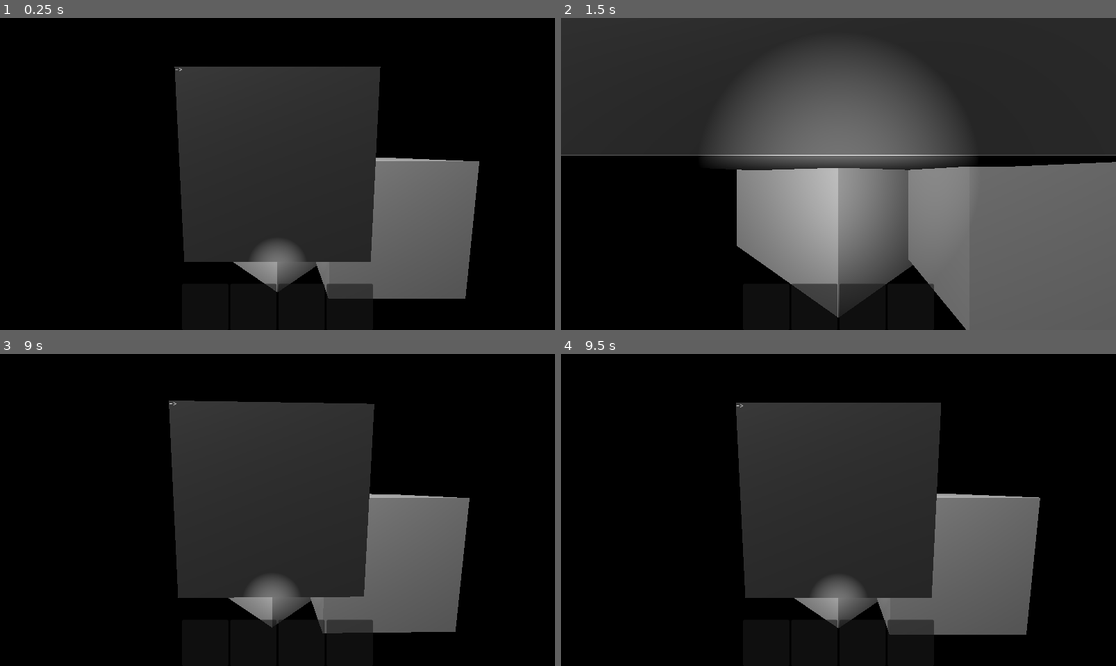
Above: before the commit, frames 1-4 (two rows, left to right).
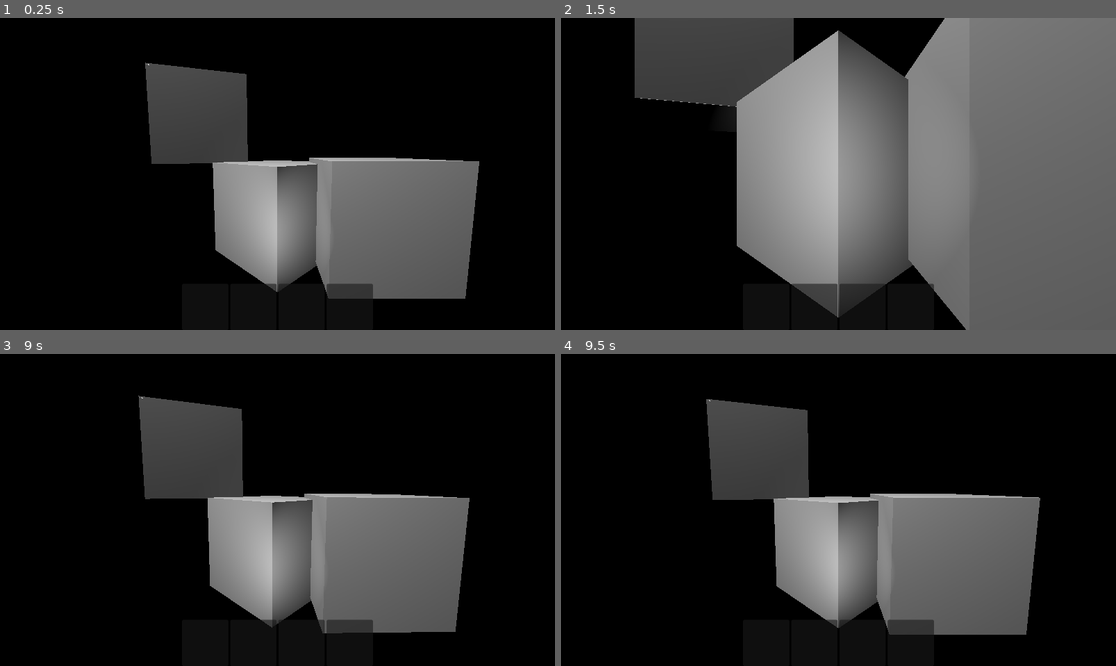
Above: after the commit, the same moments.

Repository: hadll/i-unno
Game: Godot game, scene res://scenes/office.tscn
Same seed, same stepped clock (60 frames per second), same inputs: the game is played once before the commit and once after it. This scene is started directly instead of the project's main scene.
Inputs (mouse positions are in pixels of both pictures, inside the frame that each line leads up to):
- Up to frame 1 (0.25 s): no input
- Up to frame 2 (1.5 s): tap Enter at 0.5 s; move the mouse to (960, 158) at 0.52 s; hold D (move_right) 0.53-1.28 s; tap 1 (freecam_on) at 0.6 s; click (960, 158) at 0.67 s; tap Space (move_jump) at 0.77, 1.25 s; move the mouse to (727, 189) at 1.27 s; hold S (move_backward) from 1.28 s (still down); tap 2 (freecam_swap) at 1.35 s
- Up to frame 3 (9 s): tap Space (move_jump) at 1.52, 2.75, 3.02, 3.77, 4.25, 4.52, 6.02, 6.77, 7.52 s; tap Enter at 2, 3.5, 5.1 s; move the mouse to (333, 441) at 2.02 s; release S (move_backward) at 2.03 s; hold D (move_right) 2.03-2.78 s; tap 3 (freecam_tp) at 2.1, 8.1 s; move the mouse to (249, 572) at 2.77 s; hold W (move_forward) 2.78-3.53 s; tap Ctrl (move_crouch) at 2.85, 8.85 s; click (249, 572) at 2.92 s; move the mouse to (444, 556) at 3.52 s; hold Shift (move_sprint) 3.53-4.28 s; hold A (move_left) 3.53-5.03 s; move the mouse to (111, 463) at 4.27 s; tap Backspace at 4.35 s; move the mouse to (305, 510) at 5.02 s; hold S (move_backward) 5.03-5.78 s; click (305, 510) at 5.17 s; move the mouse to (194, 432) at 5.77 s; hold D (move_right) 5.78-6.53 s; tap Tab at 5.85 s; move the mouse to (399, 494) at 6.52 s; hold W (move_forward) 6.53-7.28 s; tap 1 (freecam_on) at 6.6 s; move the mouse to (166, 525) at 7.27 s; hold D (move_right) 7.28-8.03 s; tap 2 (freecam_swap) at 7.35 s; click (166, 525) at 7.42 s; move the mouse to (333, 441) at 8.02 s; hold S (move_backward) 8.03-8.78 s; move the mouse to (249, 572) at 8.77 s; hold A (move_left) from 8.78 s (still down)
- Up to frame 4 (9.5 s): keep holding A (move_left); tap Space (move_jump) at 9.02 s

The runs differ from the first frame. In frame 1, 20% of the frame differs, in the area x 26-69%, y 14-79%; in frame 2, 36%, in the area x 0-100%, y 0-49%; in frame 3, 20%; in frame 4, 20%.
Error in both runs: Cannot call method 'shader_create_from_spirv' on a null value. (res://scripts/ditherer.gd:25)

Commit message:
update office scene

Diff:
--- a/scenes/office.tscn
+++ b/scenes/office.tscn
@@ -11,6 +11,10 @@
 [ext_resource type="Script" uid="uid://y8yqh08fax47" path="res://scripts/ditherer.gd" id="9_gdafm"]
 [ext_resource type="PackedScene" uid="uid://d3gjhb4lxf248" path="res://scenes/printer.tscn" id="11_6hbky"]
 [ext_resource type="PackedScene" uid="uid://dp50arh8m1yce" path="res://scenes/monitor.tscn" id="12_o23kw"]
+[ext_resource type="Script" uid="uid://d04kbdpodjah" path="res://scripts/triggers/toggle_trigger.gd" id="12_wruke"]
+[ext_resource type="Script" uid="uid://557bh1kgicsc" path="res://scripts/triggers/relay_trigger_3d.gd" id="13_wruke"]
+[ext_resource type="Script" uid="uid://dpot1lmhj56kc" path="res://scripts/triggers/lock_trigger.gd" id="14_ujkv6"]
+[ext_resource type="Script" uid="uid://daowwhg8fxkuo" path="res://scripts/debug_print.gd" id="15_k578b"]
 
 [sub_resource type="InputEventKey" id="InputEventKey_fmddn"]
 device = -1
@@ -107,9 +111,16 @@
 [node name="SecurityDoor" parent="." unique_id=1712412024 node_paths=PackedStringArray("triggers") instance=ExtResource("8_fmddn")]
 transform = Transform3D(1, 0, 0, 0, 1, 0, 0, 0, 1, -3.9730492, -1.2628686, 0.2910595)
 condition = 4
-triggers = [NodePath("../GlobalKeyTrigger")]
+triggers = [NodePath("../DoorTrigger")]
 
-[node name="GlobalKeyTrigger" type="Node3D" parent="." unique_id=2052040546]
+[node name="DoorTrigger" type="Node3D" parent="." unique_id=276171205 node_paths=PackedStringArray("triggers")]
+script = ExtResource("12_wruke")
+triggers = {
+NodePath("DoorKey"): 2
+}
+metadata/_custom_type_script = "uid://d04kbdpodjah"
+
+[node name="DoorKey" type="Node3D" parent="DoorTrigger" unique_id=2052040546]
 script = ExtResource("5_gdafm")
 button = SubResource("InputEventKey_fmddn")
 metadata/_custom_type_script = "uid://dkq6mobqqioes"
@@ -131,8 +142,54 @@
 transform = Transform3D(0.70710677, 0, -0.70710677, 0, 1, 0, 0.70710677, 0, 0.70710677, 0, 0, -1.4142135)
 mesh = SubResource("BoxMesh_s8xio")
 
-[node name="Monitor" parent="." unique_id=762516301 instance=ExtResource("12_o23kw")]
-transform = Transform3D(1, 0, 0, 0, 1, 0, 0, 0, 1, 0, 0.521579, -0.7304406)
+[node name="Monitor" parent="." unique_id=762516301 node_paths=PackedStringArray("triggers") instance=ExtResource("12_o23kw")]
+transform = Transform3D(0.95717835, 0, 0.2894989, 0, 1, 0, -0.2894989, 0, 0.95717835, -0.9722295, 0.9893547, -1.9249489)
+triggers = [NodePath("../MonitorToggle")]
 
 [node name="Printer" parent="." unique_id=745413632 instance=ExtResource("11_6hbky")]
 transform = Transform3D(1, 0, 0, 0, 1, 0, 0, 0, 1, 0.87247145, 0.046094656, -1.0775814)
+
+[node name="MonitorToggle" type="Node3D" parent="." unique_id=738734658 node_paths=PackedStringArray("triggers")]
+transform = Transform3D(1, 0, 0, 0, 1, 0, 0, 0, 1, 0.87247145, 0.046094656, -1.0775814)
+script = ExtResource("12_wruke")
+triggers = {
+NodePath("LookingatAndW"): 1,
+NodePath("UnfocusKey"): 0
+}
+metadata/_custom_type_script = "uid://d04kbdpodjah"
+
+[node name="LookingatAndW" type="Node3D" parent="MonitorToggle" unique_id=1109764871 node_paths=PackedStringArray("triggers")]
+transform = Transform3D(1, 0, 0, 0, 1, 0, 0, 0, 1, -0.87247145, -0.046094656, 1.0775814)
+script = ExtResource("13_wruke")
+condition = 0
+triggers = [NodePath("../../CameraLookList/AutoTrigger"), NodePath("../FocusKey")]
+metadata/_custom_type_script = "uid://557bh1kgicsc"
+
+[node name="FocusKey" type="Node3D" parent="MonitorToggle" unique_id=424919486]
+script = ExtResource("5_gdafm")
+use_action = true
+action = &"office_focus_monitor"
+metadata/_custom_type_script = "uid://dkq6mobqqioes"
+
+[node name="LockTrigger" type="Node3D" parent="MonitorToggle" unique_id=468004383 node_paths=PackedStringArray("input_triggers", "triggers_to_lock")]
+script = ExtResource("14_ujkv6")
+input_triggers = [NodePath("..")]
+triggers_to_lock = [NodePath("../../CameraLookList"), NodePath("../../DoorTrigger")]
+metadata/_custom_type_script = "uid://dpot1lmhj56kc"
+
+[node name="CameraAngle3D" type="Node3D" parent="MonitorToggle" unique_id=964906935 node_paths=PackedStringArray("trigger")]
+transform = Transform3D(0.9437498, -2.910383e-11, 0.3306604, -0.0022989942, 0.9999758, 0.006561641, -0.33065245, -0.006952734, 0.94372696, -1.3727216, 0.9713615, 0.48740065)
+script = ExtResource("4_fmddn")
+trigger = NodePath("..")
+metadata/_custom_type_script = "uid://bvmwuhi6j156l"
+
+[node name="UnfocusKey" type="Node3D" parent="MonitorToggle" unique_id=858648729]
+script = ExtResource("5_gdafm")
+use_action = true
+action = &"office_unfocus_monitor"
+metadata/_custom_type_script = "uid://dkq6mobqqioes"
+
+[node name="DebugPrint" type="Node" parent="MonitorToggle" unique_id=1462717845 node_paths=PackedStringArray("trigger")]
+script = ExtResource("15_k578b")
+trigger = NodePath("../UnfocusKey")
+metadata/_custom_type_script = "uid://daowwhg8fxkuo"
